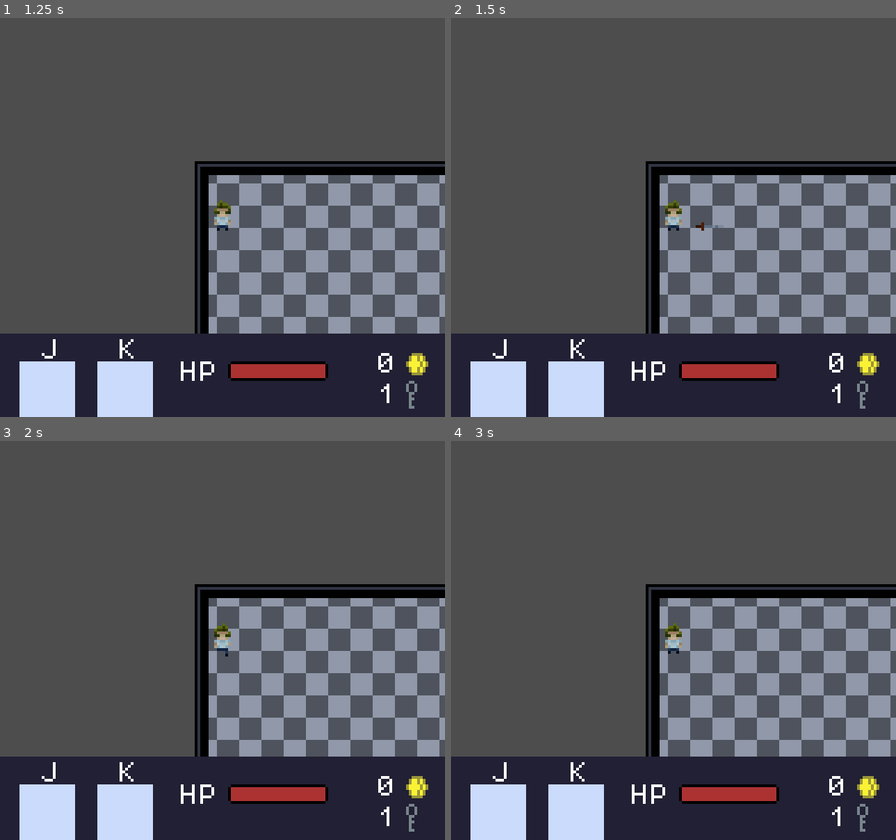
Above: before the commit, frames 1-4 (two rows, left to right).
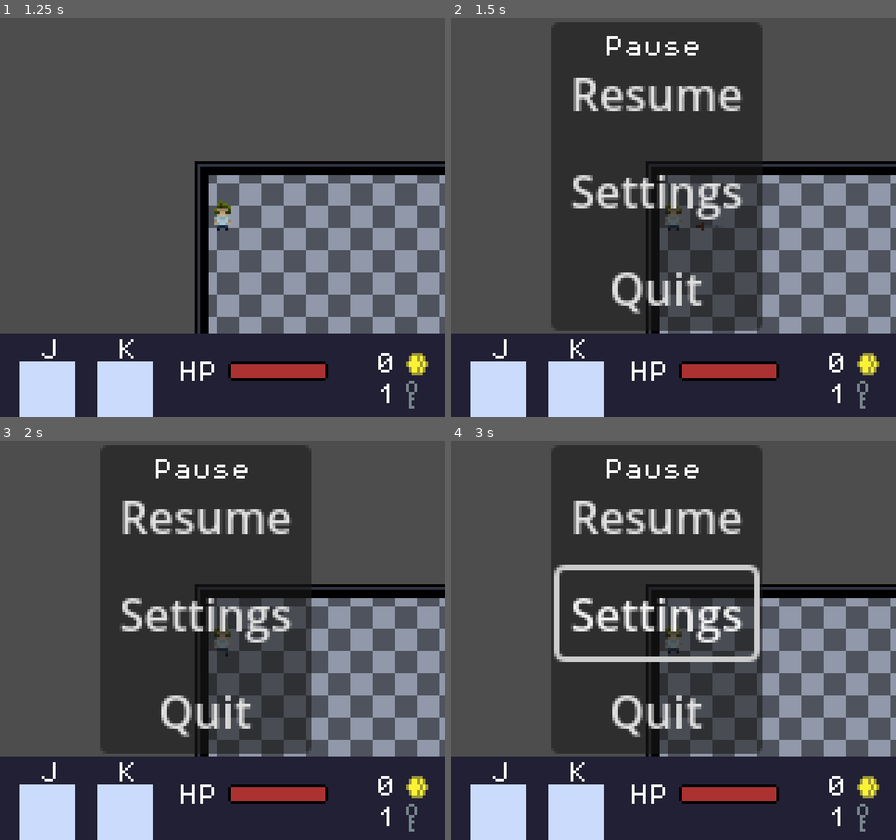
Above: after the commit, the same moments.

Repository: GaetanoRe/GroceryQuest
Game: Godot game, scene res://scenes/UI/main_menu.tscn
The game is run twice, just before and just after one commit, with the same random seed, the same clock (stepped at 60 frames per second) and the same inputs. The engine's default icon, where the game draws it, is replaced by a stand-in: a white triangle on a blue panel in a dark square.
Inputs (mouse positions are in pixels of both pictures, inside the frame that each line leads up to):
- Up to frame 1 (1.25 s): click "play" at 0.5 s
- Up to frame 2 (1.5 s): tap Enter (pause) at 1.25 s; hold D (walk_right) from 1.28 s (still down); tap J (item1) at 1.35 s
- Up to frame 3 (2 s): keep holding D (walk_right)
- Up to frame 4 (3 s): release D (walk_right) at 2 s; click (655, 516) at 2 s, where only the run after the commit has a clickable "Resume"; click (655, 612) at 2.75 s, where only the run after the commit has a clickable "Settings"

Frame 1 is identical in both runs. In frame 2, 34% of the frame differs, in the area x 22-70%, y 1-79%; in frame 3, 34%; in frame 4, 34%.

Commit message:
Fixed pause button sort of. should work now

Diff:
--- a/scripts/UI/pause_menu.gd
+++ b/scripts/UI/pause_menu.gd
@@ -8,7 +8,7 @@
 func _process(delta):
 
 	if(Input.is_action_just_pressed("pause") and !global.is_paused):
-		show()
+		hide()
 
 	if(Input.is_action_just_pressed("pause") and global.is_paused):
-		hide()
+		show()
